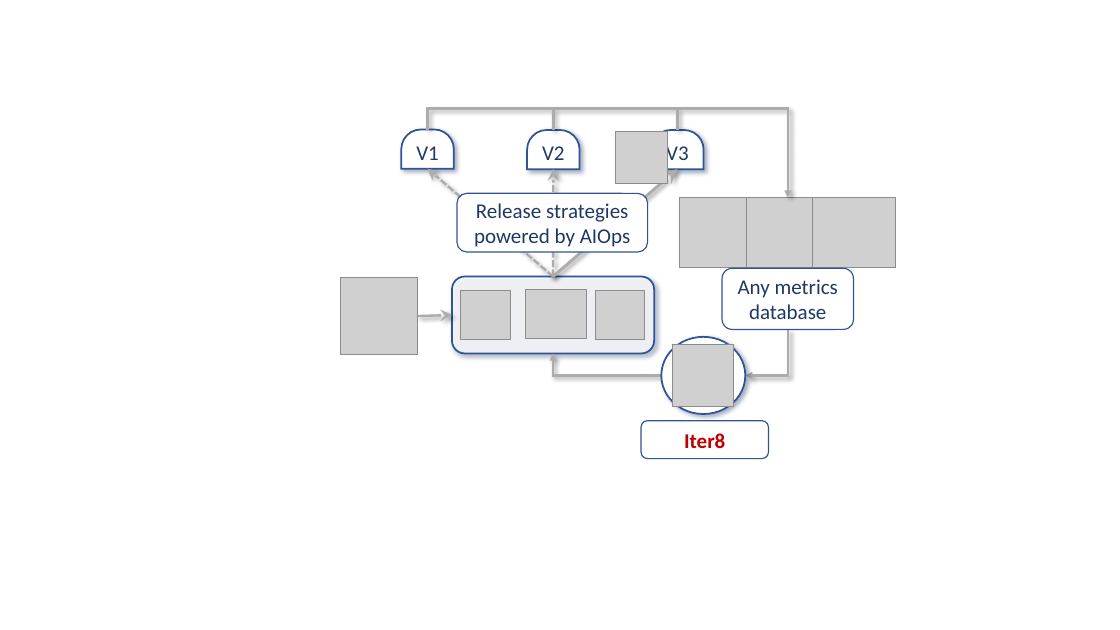
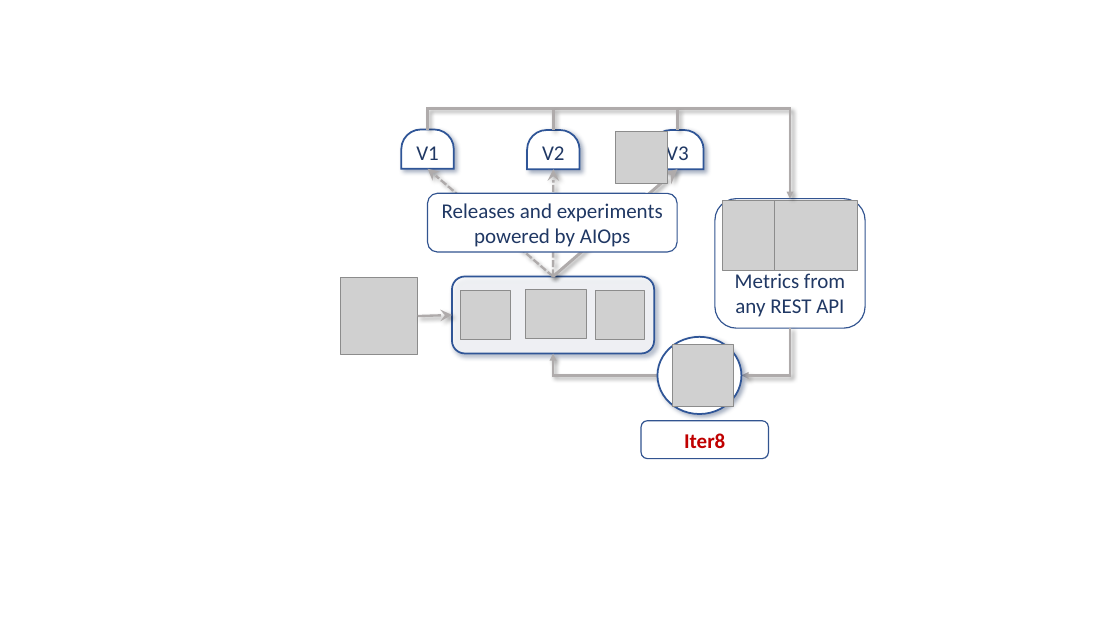
Before and after one commit to iter8-tools/iter8, a slide deck: slide 15 of mkdocs/src/assets/images/iter8++images.pptx. Drawn at 1120x630 pixels with LibreOffice and Linux fonts; fonts in the diff are those of the drawing; grey boxes stand for pictures. Boxes give left, top, right and bottom in pixels: in the first picture for what was removed or moved away, otherwise in the second. Text is boxed around its words. In the diff, an @@ line names an element or a change of style, - is before the commit and + after.

Commit message:
rest api

```diff
--- a/mkdocs/src/assets/images/iter8++images.pptx
+++ b/mkdocs/src/assets/images/iter8++images.pptx
@@ elbow arrow (428, 129) - (790, 198): route changed @@
@@ rounded rectangle "Releases and experiments powered by ...": place and size @@
-rounded rectangle "Releases and experiments powered by ..." at [457,193,648,252]
+rounded rectangle "Releases and experiments powered by ..." at [428,193,677,252]
@@ text in rounded rectangle at [442,203,663,247]: text changed @@
-Release strategies powered by AIOps
+Releases and experiments powered by AIOps
@@ rounded rectangle "Metrics from any REST API": place and size @@
-rounded rectangle "Metrics from any REST API" at [723,268,854,329]
+rounded rectangle "Metrics from any REST API" at [715,198,865,328]
@@ rounded rectangle "Metrics from any REST API" at [715,198,865,328]: vertical alignment middle to bottom @@
@@ picture: place and size @@
-picture at [680,197,762,267]
+picture at [723,201,806,271]
@@ picture: place and size @@
-picture at [747,197,829,267]
+picture at [775,201,857,271]
@@ picture removed at [812,197,895,267] @@
@@ text in rounded rectangle at [735,270,845,317]: text changed @@
-Any metrics database
+Metrics from any REST API
@@ elbow arrow moved from (788, 329) - (745, 376) to (790, 329) - (742, 376) @@
@@ elbow arrow moved from (661, 376) - (553, 354) to (658, 376) - (553, 354) @@
```
Also in this commit, not shown: 1 other file.
